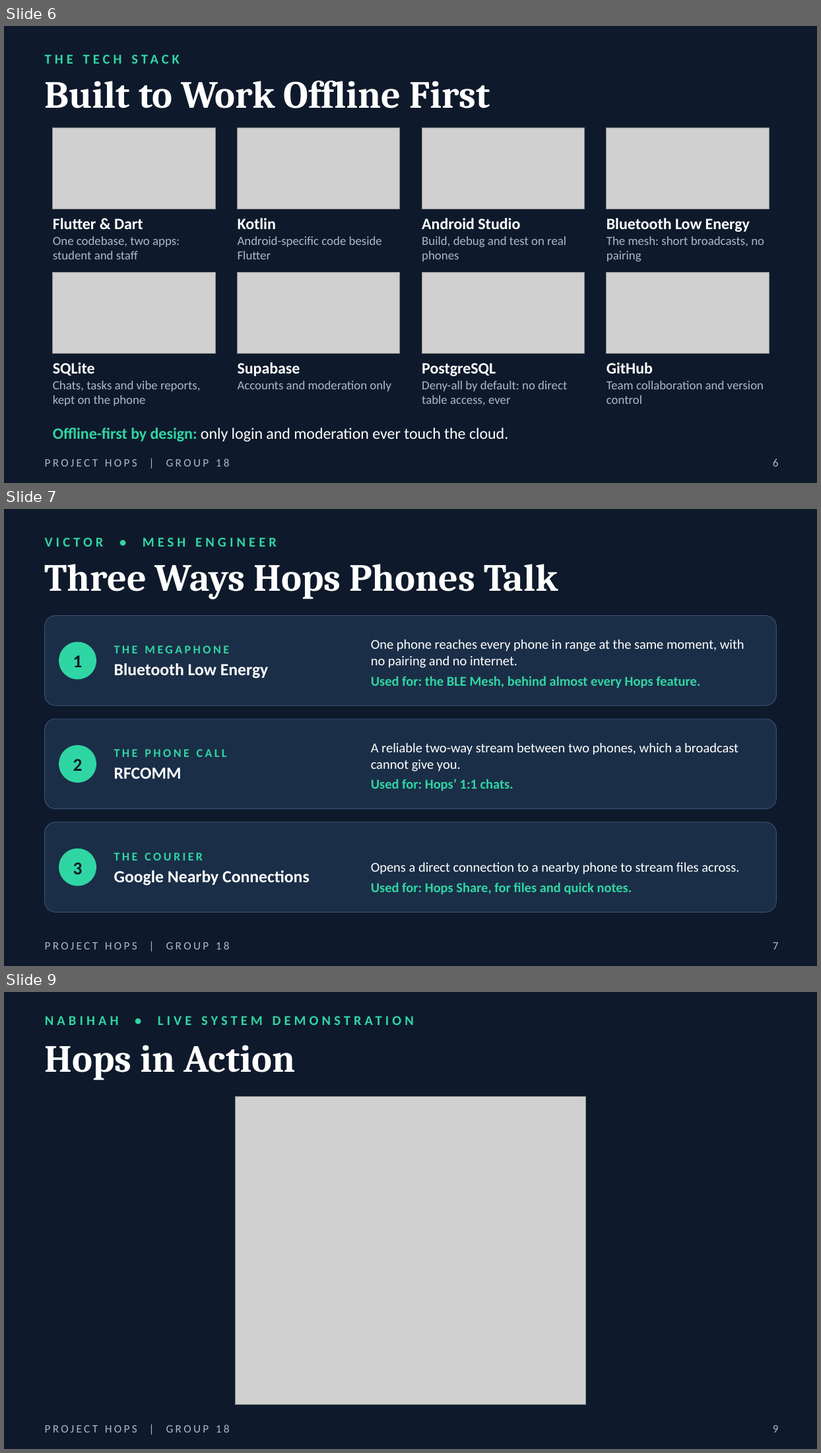
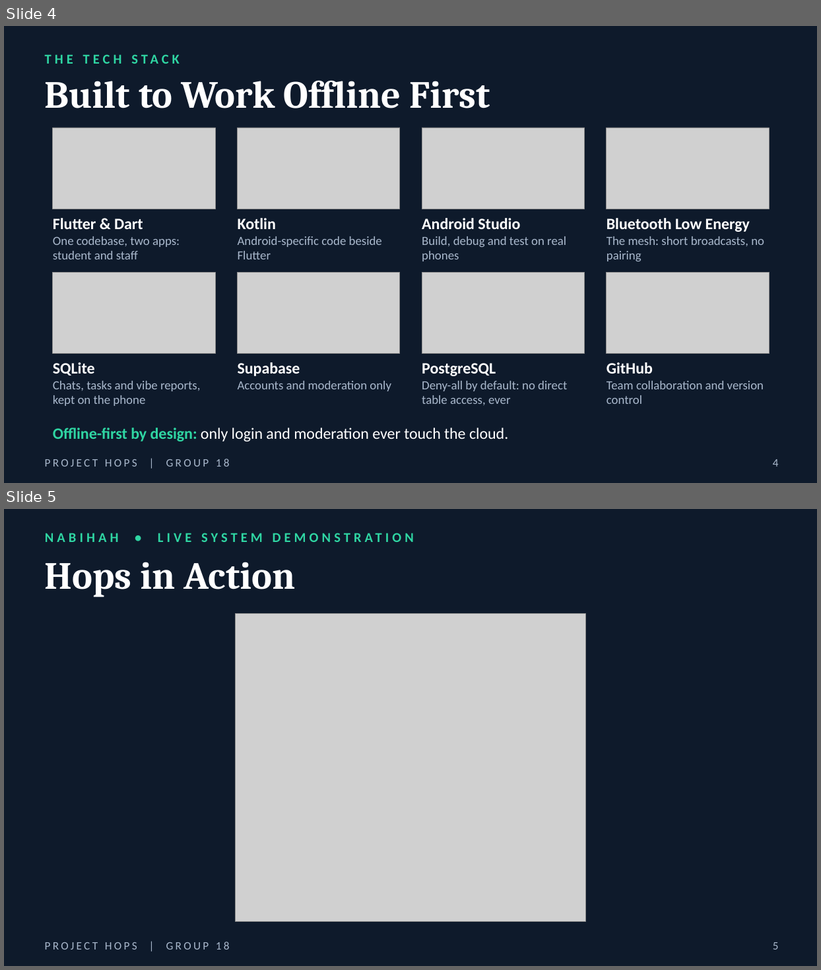
Before and after one commit to victorSam-Ehumadu/Hops_Project, a slide deck: docs/Project_Hops_-_Group_18_Engineering_Deck_v2.pptx. Shown one above the other, each under a label of ours: slides 6, 7 and 9 before the commit, slides 4 and 5 after it; the slides between them are not shown. The pictures are 821x1453 and 821x970 pixels, drawn with LibreOffice and Linux fonts; fonts in the diff are those of the drawing; grey boxes stand for pictures; background and template pictures are left out. Boxes give left, top, right and bottom in pixels: in the first picture for what was removed or moved away, otherwise in the second. Text is boxed around its words. In the diff, an @@ line names an element or a change of style, - is before the commit and + after.

```diff
--- a/docs/Project_Hops_-_Group_18_Engineering_Deck_v2.pptx
+++ b/docs/Project_Hops_-_Group_18_Engineering_Deck_v2.pptx
@@ slide 7 removed at (4,509,817,966), background #0E1A2B; not listed: 1 template element that a slide beside it also shows @@
@@ text removed at (45,537,277,547) @@
-VICTOR • MESH ENGINEER
@@ text removed at (45,564,558,599) @@
-Three Ways Hops Phones Talk
@@ rounded rectangle removed at (45,616,777,706) @@
@@ ellipse removed at (59,642,96,679) @@
@@ text removed at (114,646,268,679) @@
-THE MEGAPHONE
-Bluetooth Low Energy
@@ text removed at (371,639,745,668) @@
-One phone reaches every phone in range at the same moment, with no pairing and no internet.
@@ text removed at (73,656,83,667) @@
-1
@@ text removed at (371,676,700,688) @@
-Used for: the BLE Mesh, behind almost every Hops feature.
@@ rounded rectangle removed at (45,719,777,809) @@
@@ ellipse removed at (59,746,96,782) @@
@@ text removed at (371,743,739,772) @@
-A reliable two-way stream between two phones, which a broadcast cannot give you.
@@ text removed at (73,759,83,771) @@
-2
@@ text removed at (114,749,227,779) @@
-THE PHONE CALL
-RFCOMM
@@ text removed at (371,779,514,791) @@
-Used for: Hops’ 1:1 chats.
@@ rounded rectangle removed at (45,823,777,913) @@
@@ ellipse removed at (59,850,96,886) @@
@@ text removed at (73,863,83,875) @@
-3
@@ text removed at (114,853,310,886) @@
-THE COURIER
-Google Nearby Connections
@@ text removed at (371,862,739,875) @@
-Opens a direct connection to a nearby phone to stream files across.
@@ text removed at (371,883,632,894) @@
-Used for: Hops Share, for files and quick notes.
@@ page number removed at (773,943,779,950) @@
-7
@@ what was slide 6 is now slide 4 @@
@@ page number at (773,460,779,467): text changed @@
-6
+4
@@ what was slide 9 is now slide 5 @@
@@ page number at (773,943,779,950): text changed @@
-9
+5
```
Also in this commit, not shown: 1 slide changed, 3 other slides removed, 1 other file.
